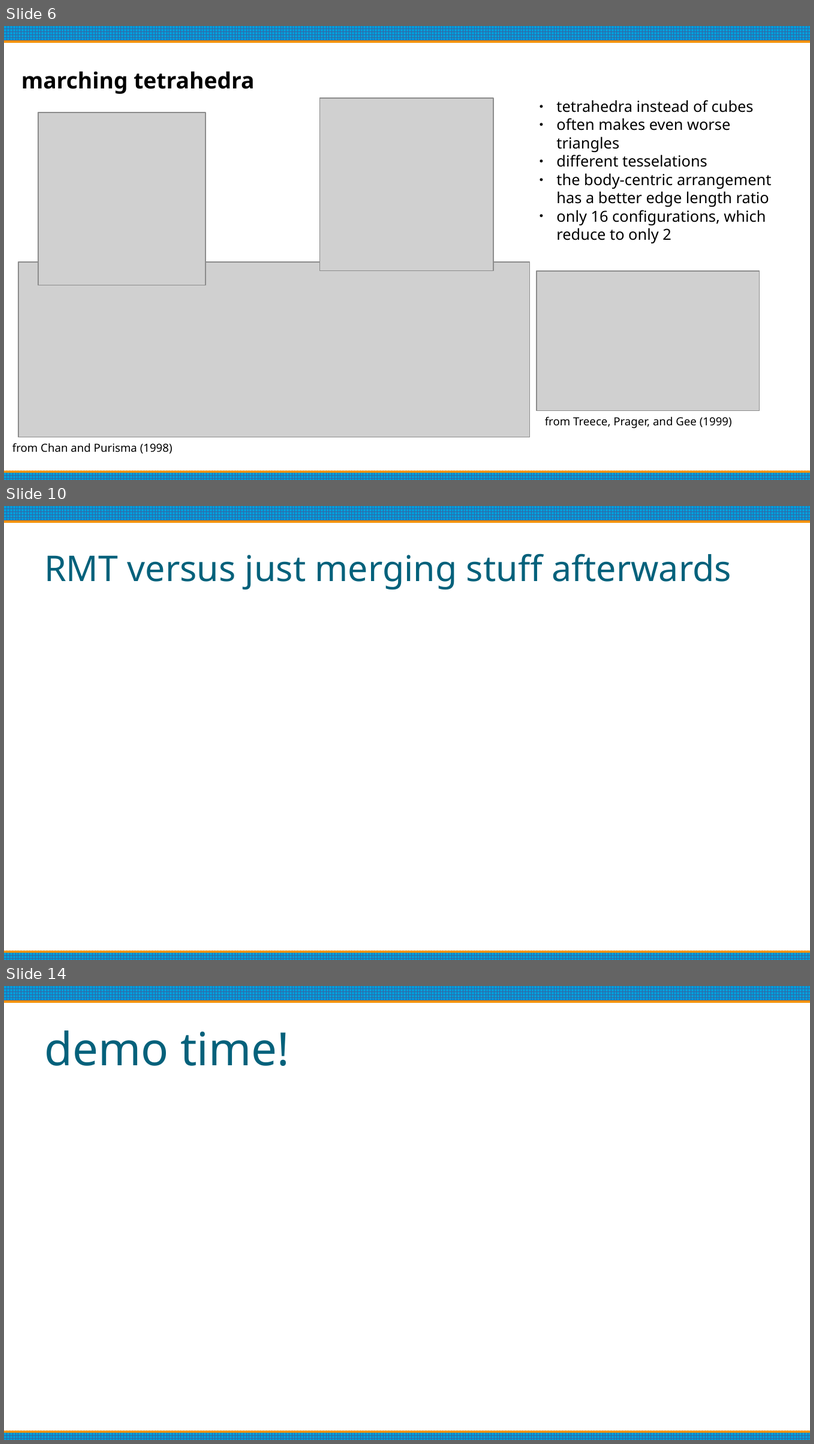
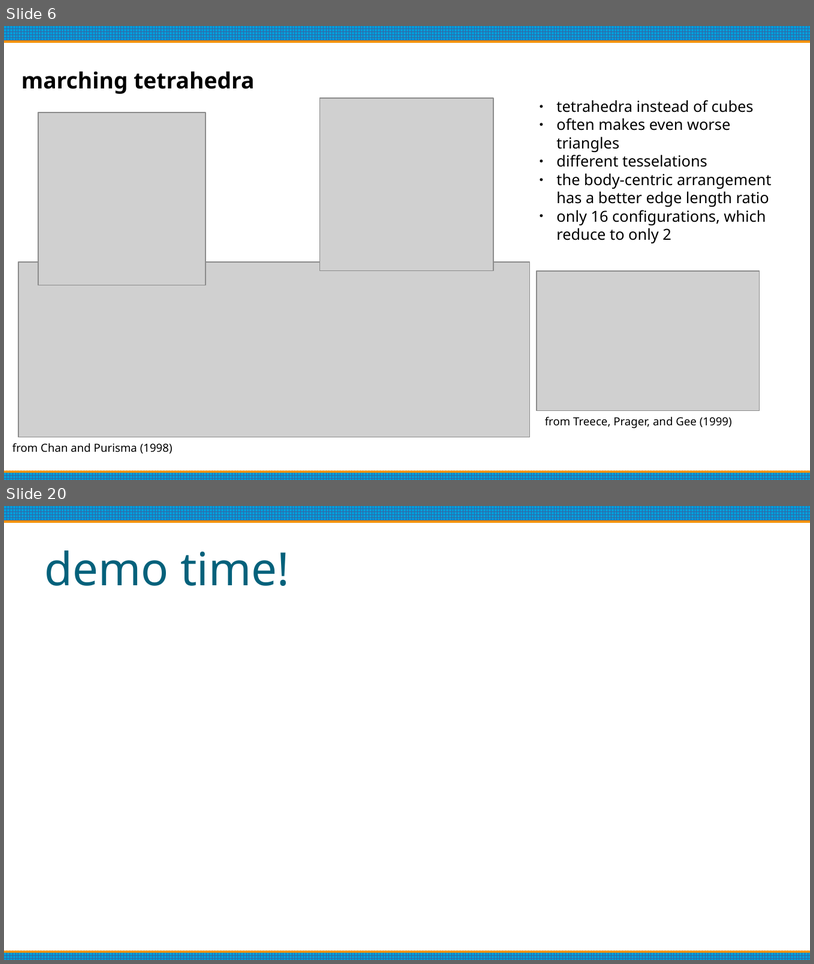
Before and after one commit to oculometric/marching-tetrahedra-fyp, a slide deck: doc/mid project review.odp. Shown one above the other, each under a label of ours: slides 6, 10 and 14 before the commit, slides 6 and 20 after it; the slides between them are not shown. The pictures are 814x1444 and 814x964 pixels, drawn with LibreOffice and Linux fonts; fonts in the diff are those of the drawing; grey boxes stand for pictures. Boxes give left, top, right and bottom in pixels: in the first picture for what was removed or moved away, otherwise in the second. Text is boxed around its words. In the diff, an @@ line names an element or a change of style, - is before the commit and + after.

```diff
--- a/doc/mid project review.odp
+++ b/doc/mid project review.odp
@@ slide 10 removed at (x1=4, y1=506, x2=810, y2=960), background #FFFFFF; not listed: 2 template elements that a slide beside it also shows @@
@@ title removed at (x1=44, y1=553, x2=732, y2=589) @@
-RMT versus just merging stuff afterwards
@@ what was slide 14 is now slide 20 @@
```
Also in this commit, not shown: 5 slides changed, 8 slides added, 2 other slides removed, 1 other file.
